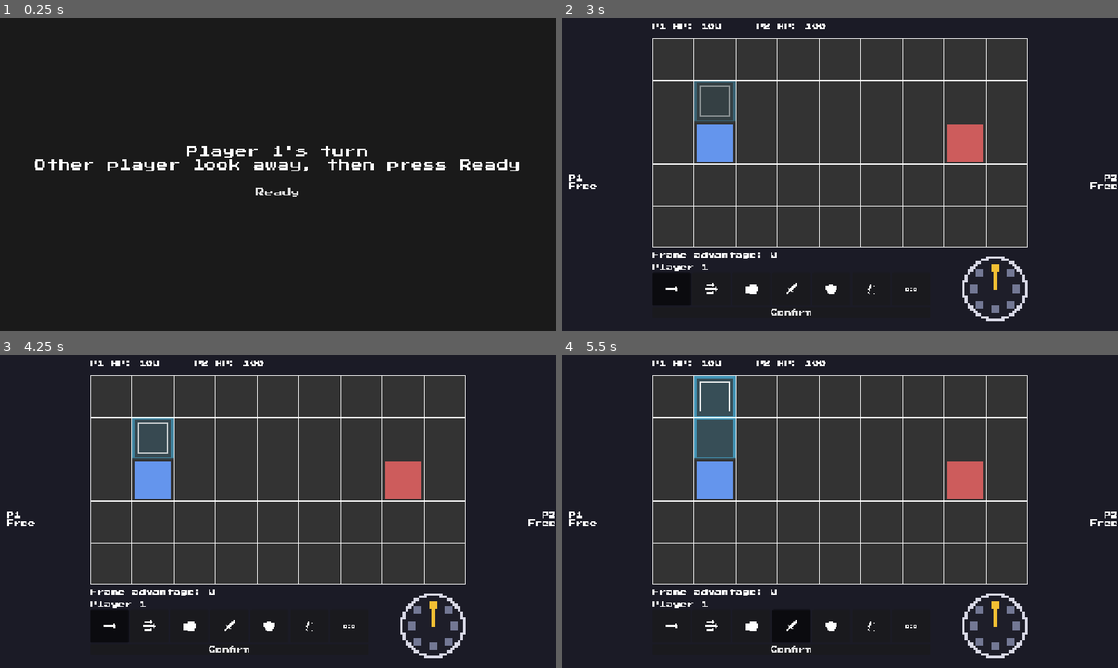
Above: before the commit, frames 1-4 (two rows, left to right).
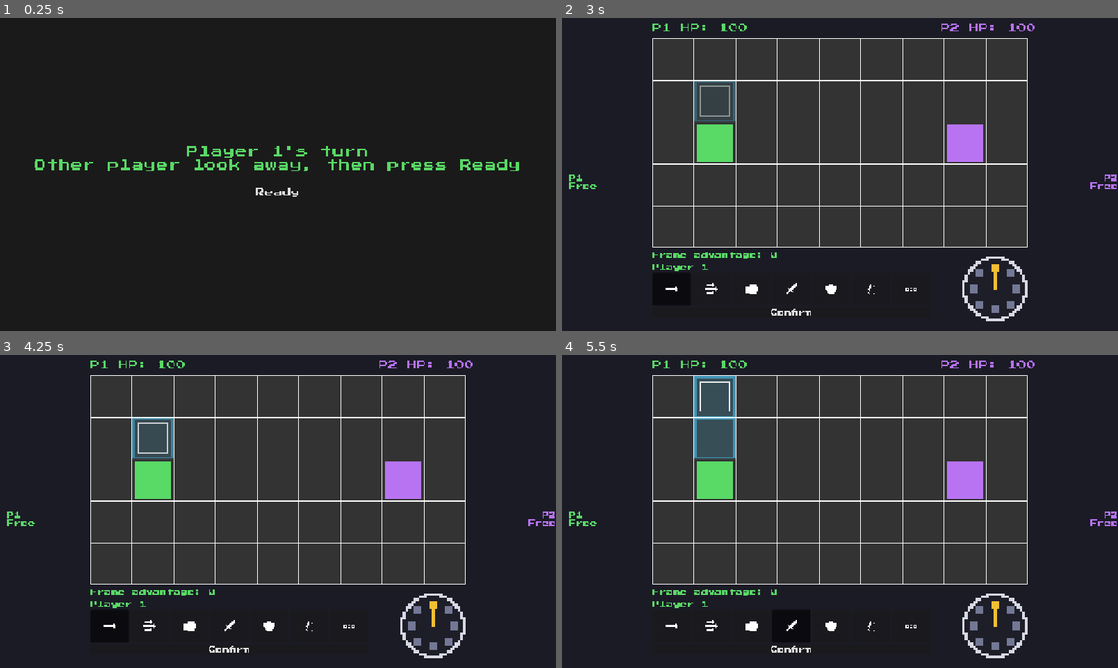
Above: after the commit, the same moments.

Repository: chunaa44/StrategyFighter
Game: Godot game, scene res://scenes/main.tscn
Same seed, same stepped clock (60 frames per second), same inputs: the game is played once before the commit and once after it.
Inputs (mouse positions are in pixels of both pictures, inside the frame that each line leads up to):
- Up to frame 1 (0.25 s): no input
- Up to frame 2 (3 s): click (751, 290) at 0.5 s; click "Confirm" at 1.25 s; click "Confirm" at 2 s; click "Ready" at 2.75 s
- Up to frame 3 (4.25 s): click (111, 627) at 3.5 s
- Up to frame 4 (5.5 s): click (712, 627) at 4.25 s; click (789, 627) at 5 s

The runs differ from the first frame. In frame 1, 1.3% of the frame differs, in the area x 6-94%, y 40-49%; in frame 2, 2.4%, in the area x 1-100%, y 1-81%; in frame 3, 2.4%; in frame 4, 2.4%.

Commit message:
Add colors, adjust jab.

Diff:
--- a/scenes/main.tscn
+++ b/scenes/main.tscn
@@ -146,11 +146,28 @@
 theme_override_font_sizes/font_size = 20
 text = "Ready"
 
-[node name="HpLabel" type="Label" parent="." unique_id=1225833372]
+[node name="P1HpLabel" type="Label" parent="." unique_id=1225833372]
 offset_left = 208.0
 offset_top = 12.0
 offset_right = 248.0
 offset_bottom = 35.0
+theme_override_font_sizes/font_size = 22
+
+[node name="P2HpLabel" type="Label" parent="." unique_id=700918946]
+offset_left = 872.0
+offset_top = 12.0
+offset_right = 1072.0
+offset_bottom = 42.0
+theme_override_font_sizes/font_size = 22
+horizontal_alignment = 1
+
+[node name="ResultLabel" type="Label" parent="." unique_id=499771258]
+offset_left = 472.0
+offset_top = 8.0
+offset_right = 808.0
+offset_bottom = 44.0
+theme_override_font_sizes/font_size = 28
+horizontal_alignment = 1
 
 [node name="RestartButton" type="Button" parent="." unique_id=995860708]
 visible = false
--- a/scripts/actions.gd
+++ b/scripts/actions.gd
@@ -1,4 +1,7 @@
 extends Node
+
+# index 0 is player 1, kept away from the effect colours (red, orange, cyan, white, yellow)
+const PLAYER_COLORS = [Color(0.35, 0.85, 0.4), Color(0.72, 0.45, 0.95)]
 
 # ring order: neighbouring entries are neighbouring directions
 const DIRECTION_NAMES = ["Up", "Up-Right", "Right", "Down-Right", "Down", "Down-Left", "Left", "Up-Left"]
@@ -23,7 +26,7 @@
 const DATA = {
 	"Move": {"damage": 0, "hitstun": 0, "range": 0, "slide": 1, "startup": 0, "active": 1, "recovery": 0, "cancel": 0},
 	"Dash": {"damage": 0, "hitstun": 0, "range": 0, "slide": 2, "startup": 2, "active": 1, "recovery": 1, "cancel": 2},
-	"Jab": {"damage": 12, "hitstun": 2, "range": 1, "slide": 0, "startup": 1, "active": 1, "recovery": 1, "cancel": 0},
+	"Jab": {"damage": 15, "hitstun": 2, "range": 2, "slide": 0, "startup": 1, "active": 1, "recovery": 1, "cancel": 0},
 	"Lunge": {"damage": 40, "hitstun": 5, "range": 1, "slide": 3, "startup": 2, "active": 1, "recovery": 4, "cancel": 2},
 	"Block": {"damage": 0, "hitstun": 0, "range": 0, "slide": 0, "startup": 0, "active": 3, "recovery": 1, "cancel": 3},
 	"Grab": {"damage": 30, "hitstun": 4, "range": 1, "slide": 0, "startup": 2, "active": 1, "recovery": 3, "cancel": 2},
--- a/scripts/main.gd
+++ b/scripts/main.gd
@@ -11,7 +11,9 @@
 @onready var fighter1 = $Fighter1
 @onready var fighter2 = $Fighter2
 @onready var effects = $Effects
-@onready var hp_label = $HpLabel
+@onready var p1_hp_label = $P1HpLabel
+@onready var p2_hp_label = $P2HpLabel
+@onready var result_label = $ResultLabel
 @onready var advantage_label = $AdvantageLabel
 @onready var p1_status_label = $P1StatusLabel
 @onready var p2_status_label = $P2StatusLabel
@@ -19,8 +21,12 @@
 
 
 func _ready():
-	fighter1.set_color(Color.CORNFLOWER_BLUE)
-	fighter2.set_color(Color.INDIAN_RED)
+	fighter1.set_color(Actions.PLAYER_COLORS[0])
+	fighter2.set_color(Actions.PLAYER_COLORS[1])
+	p1_hp_label.add_theme_color_override("font_color", Actions.PLAYER_COLORS[0])
+	p2_hp_label.add_theme_color_override("font_color", Actions.PLAYER_COLORS[1])
+	p1_status_label.add_theme_color_override("font_color", Actions.PLAYER_COLORS[0])
+	p2_status_label.add_theme_color_override("font_color", Actions.PLAYER_COLORS[1])
 
 	effects.setup(self)
 
@@ -38,6 +44,7 @@
 	fighter2.reset(START_TILE_2, -1)
 	effects.clear()
 	advantage_label.text = ""
+	result_label.text = ""
 	restart_button.visible = false
 	refresh_view()
 
@@ -105,13 +112,15 @@
 
 
 func update_hp_label():
-	hp_label.text = "P1 HP: " + str(fighter1.hp) + "     P2 HP: " + str(fighter2.hp)
+	p1_hp_label.text = "P1 HP: " + str(fighter1.hp)
+	p2_hp_label.text = "P2 HP: " + str(fighter2.hp)
 
 
 # frame advantage from the point of view of the player choosing
 # positive means that player can start the next action that many ticks before the opponent
 # a dash or lunge in startup hides it, the length would reveal which of the two it is
 func update_advantage_text(player_number):
+	advantage_label.add_theme_color_override("font_color", Actions.PLAYER_COLORS[player_number - 1])
 	if fighter1.is_disguised() or fighter2.is_disguised():
 		advantage_label.text = "Frame advantage: ?"
 		return
@@ -188,17 +197,18 @@
 			break
 
 	if fighter1.hp <= 0 and fighter2.hp <= 0:
-		end_match("Double KO")
+		end_match("Double KO", Color.WHITE)
 	elif fighter1.hp <= 0:
-		end_match("P2 wins")
+		end_match("P2 wins", Actions.PLAYER_COLORS[1])
 	elif fighter2.hp <= 0:
-		end_match("P1 wins")
+		end_match("P1 wins", Actions.PLAYER_COLORS[0])
 	else:
 		ask_for_picks()
 
 
-func end_match(text):
-	hp_label.text = text
+func end_match(text, color):
+	result_label.text = text
+	result_label.add_theme_color_override("font_color", color)
 	restart_button.visible = true
 
 
--- a/scripts/pick_screen.gd
+++ b/scripts/pick_screen.gd
@@ -88,6 +88,9 @@
 # the title never names the running action, the other player sits at the same screen
 func start_player_turn(player_number):
 	current_player = player_number
+	var color = Actions.PLAYER_COLORS[player_number - 1]
+	cover_label.add_theme_color_override("font_color", color)
+	title_label.add_theme_color_override("font_color", color)
 	cover_label.text = "Player " + str(player_number) + "'s turn\nOther player look away, then press Ready"
 	cover.visible = true
 
